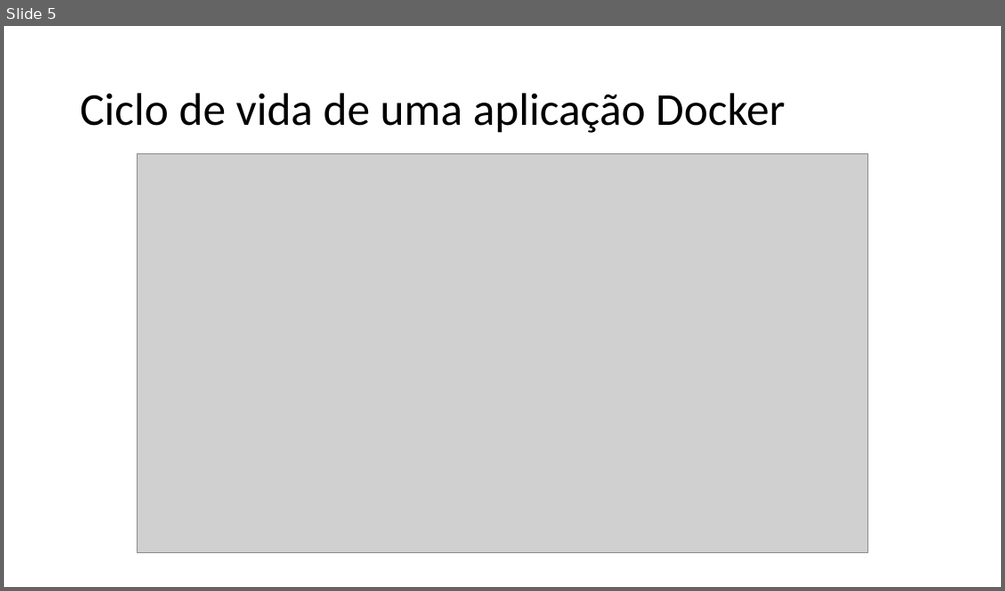
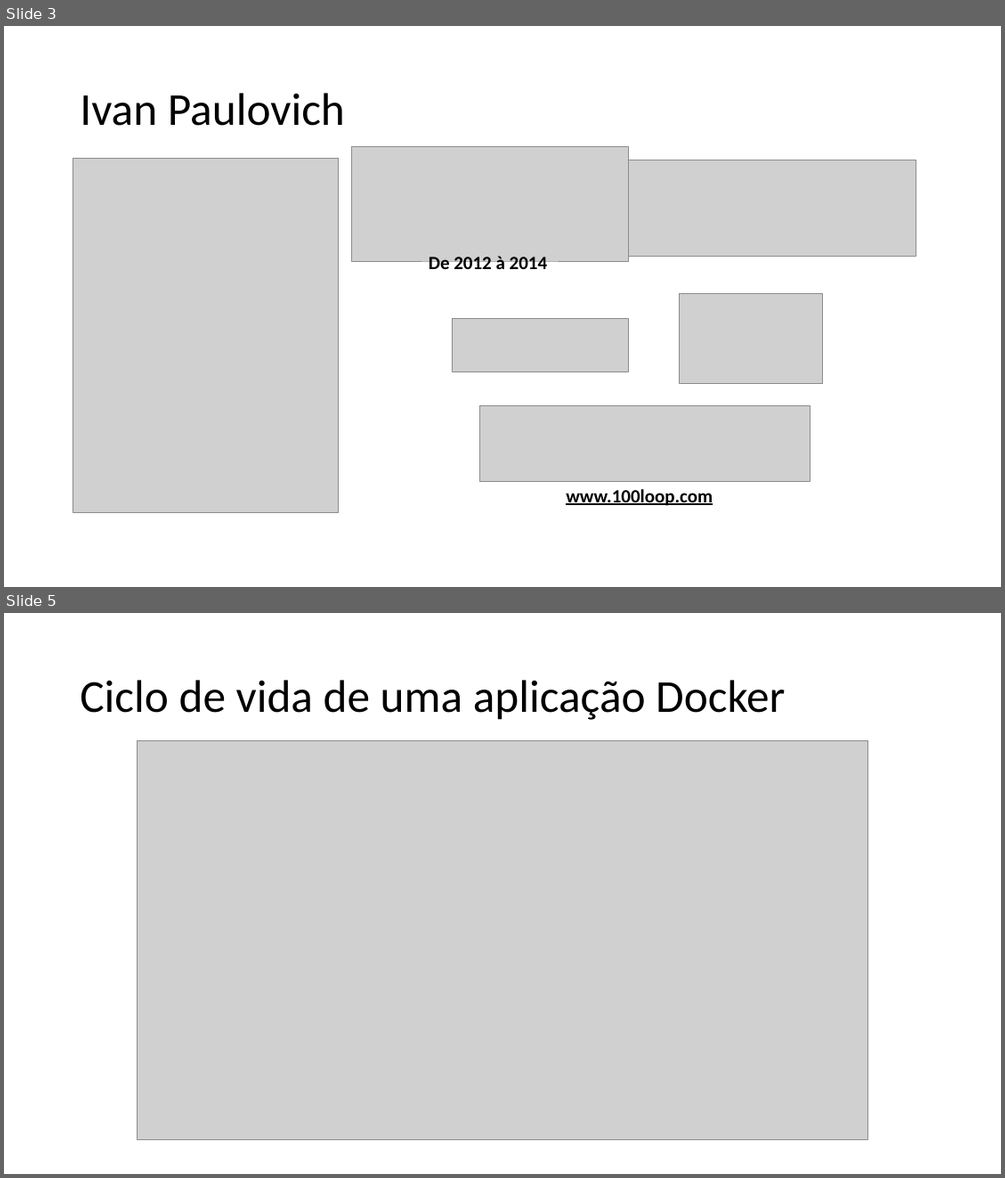
Before and after one commit to ivanpaulovich/azure-bootcamp, a slide deck: presentation/Utilize o VSO e publique imagens Docker.pptx. Shown one above the other, each under a label of ours: slide 5 before the commit, slides 3 and 5 after it; the slides between them are not shown. The pictures are 1005x591 and 1005x1178 pixels, drawn with LibreOffice and Linux fonts; fonts in the diff are those of the drawing; grey boxes stand for pictures. Boxes give left, top, right and bottom in pixels: in the first picture for what was removed or moved away, otherwise in the second. Text is boxed around its words. In the diff, an @@ line names an element or a change of style, - is before the commit and + after.

```diff
--- a/presentation/Utilize o VSO e publique imagens Docker.pptx
+++ b/presentation/Utilize o VSO e publique imagens Docker.pptx
@@ slide 3 added at (x1=4, y1=26, x2=1001, y2=587), background #FFFFFF @@
@@ title added at (x1=80, y1=93, x2=345, y2=126), 44 pt, text #000000 @@
+Ivan Paulovich
@@ picture added at (x1=73, y1=158, x2=339, y2=512) @@
@@ picture added at (x1=351, y1=147, x2=629, y2=262) @@
@@ picture added at (x1=629, y1=160, x2=916, y2=256) @@
@@ text added at (x1=429, y1=256, x2=548, y2=274), 18 pt, text #000000, bold @@
+De 2012 à 2014
@@ picture added at (x1=452, y1=319, x2=629, y2=372) @@
@@ picture added at (x1=680, y1=294, x2=823, y2=384) @@
@@ picture added at (x1=479, y1=406, x2=810, y2=483) @@
@@ text added at (x1=566, y1=489, x2=712, y2=506), 18 pt, text #000000, bold, underline @@
+www.100loop.com
```
Also in this commit, not shown: 4 slides changed, 1 slide removed, 3 other files.
